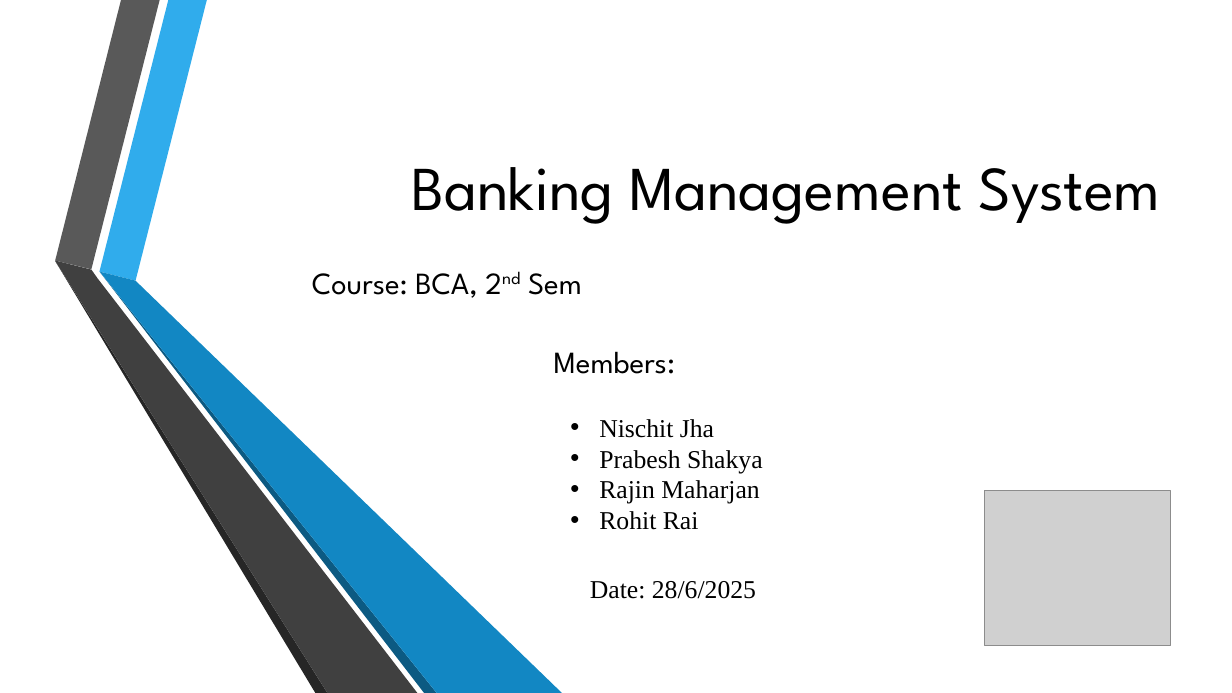
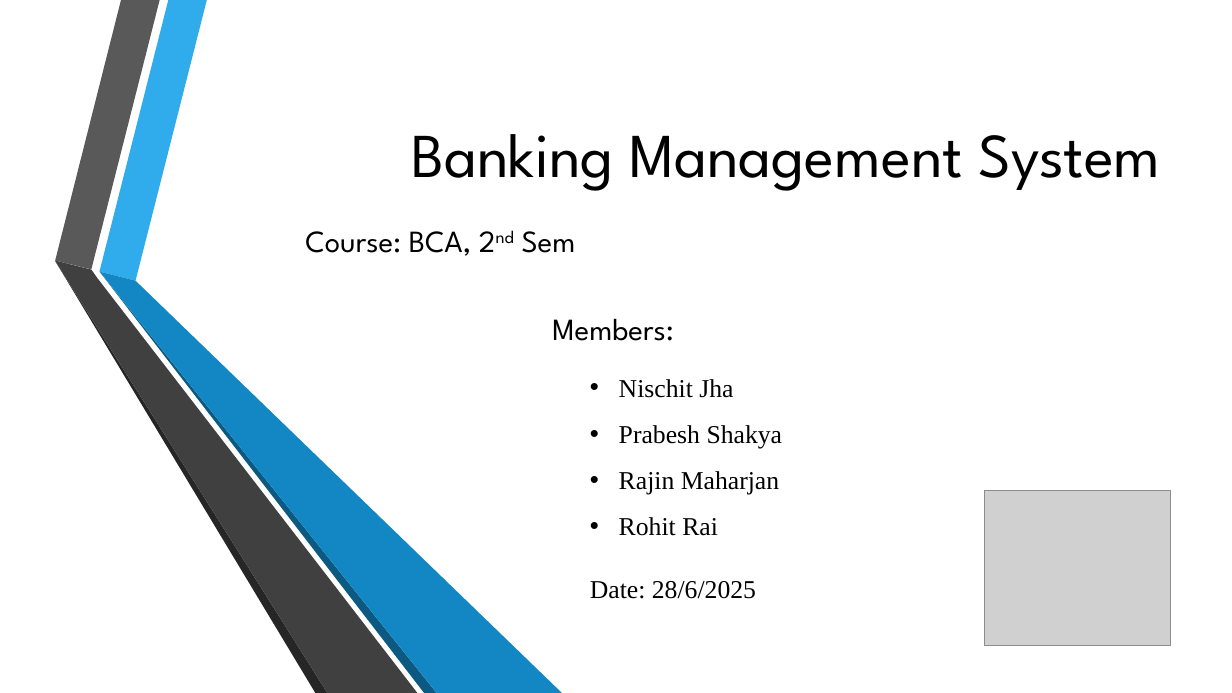
Before and after one commit to 10Rajin/Presentation, a slide deck: slide 1 of Banking Management System.pptx. Drawn at 1232x693 pixels with LibreOffice and Linux fonts; fonts in the diff are those of the drawing; grey boxes stand for pictures; background and template pictures are left out. Boxes give left, top, right and bottom in pixels: in the first picture for what was removed or moved away, otherwise in the second. Text is boxed around its words. In the diff, an @@ line names an element or a change of style, - is before the commit and + after.

```diff
--- a/Banking Management System.pptx
+++ b/Banking Management System.pptx
@@ title "Banking Management System": place and size @@
-title "Banking Management System" at <box>411,167,1160,224</box>
+title "Banking Management System" at <box>411,134,1160,191</box>
@@ text "Course: BCA, 2nd Sem": place and size @@
-text "Course: BCA, 2nd Sem" at <box>312,273,582,298</box>
+text "Course: BCA, 2nd Sem" at <box>305,231,576,256</box>
@@ text "Members:": place and size @@
-text "Members:" at <box>554,351,675,374</box>
+text "Members:" at <box>552,318,673,341</box>
@@ text "Nischit Jha": place and size @@
-text "Nischit Jha" at <box>599,419,763,530</box>
+text "Nischit Jha" at <box>619,379,783,536</box>
@@ text "Nischit Jha" at <box>619,379,783,536</box>: line spacing 1 to 1.5 @@
```
Also in this commit, not shown: 1 other slide changed, 4 slides added, 3 slides removed.
